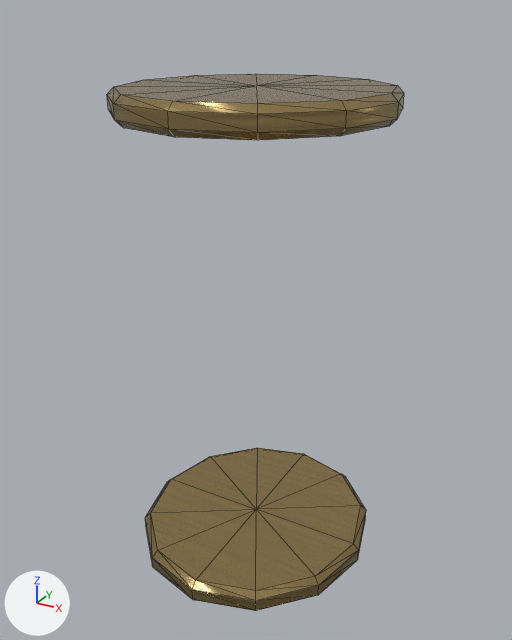
What one commit did to the glTF model hollow-reign/assets/models/gear/wayfarer_h__rings2.glb.
Both versions are drawn from a camera (50 mm lens) standing at (0.0392, -0.0714, 0.0165) and looking at (0.0, -0.0002, -0.0191). Arrows for +X, +Y and +Z are at lower left; the lights stay in place. The first picture is the older version. Mesh edges are drawn as thin lines. Vertices at exactly the same position are counted once.

Objects in the first picture: 'wayfarer_h__rings2'.
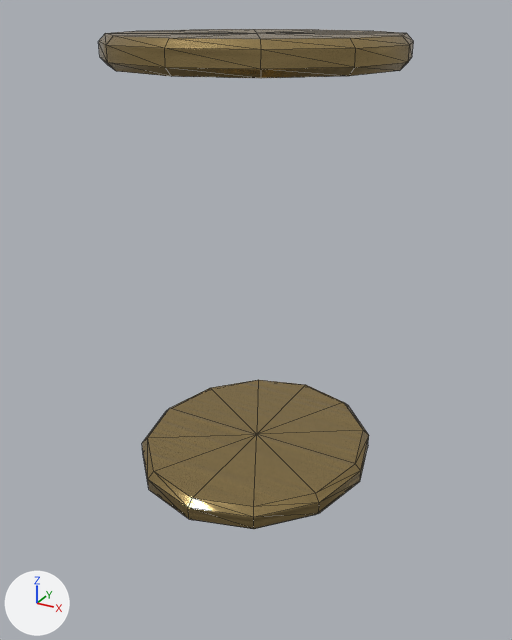
Boxes [x1, y1, x2, y2] around the edits, measured in the pictures (512 x 640 px; the box of a moved part takes in the faces that stretch with it):
'wayfarer_h__rings2', reshaped (6% wider, 7% shorter): before [107, 74, 404, 611]; after [98, 29, 414, 529]
part 1 of me_wayfarer_h__rings2, moved or reshaped: before [145, 448, 366, 611]; after [142, 380, 369, 529]
part 2 of me_wayfarer_h__rings2, moved or reshaped: before [107, 74, 404, 140]; after [98, 29, 414, 78]

The change, as a diff of the scene's bpy script:
```diff
--- a/hollow-reign/assets/models/gear/wayfarer_h__rings2.glb.py
+++ b/hollow-reign/assets/models/gear/wayfarer_h__rings2.glb.py
@@ me_wayfarer_h__rings2 @@
 # used by ob_wayfarer_h__rings2; location = (0.0, 0.0, 0.0)
-me_wayfarer_h__rings2.from_pydata(...)  # 100 vertices, 192 faces; spans x -0.0162..0.0162, y -0.0168..0.0168, z -0.0516..0.0087
+me_wayfarer_h__rings2.from_pydata(...)  # 100 vertices, 192 faces; spans x -0.0168..0.0168, y -0.0168..0.0168, z -0.0391..0.0141
+# me_wayfarer_h__rings2 part 1: the loose piece of 50 vertices spanning x -0.0154..0.0154, y -0.0165..0.0165, z -0.0516..-0.0484 is scaled about its middle by (0.968, 1, 1), then moved by (0.0, 0.0, 0.0125)
+# me_wayfarer_h__rings2 part 2: the loose piece of 50 vertices spanning x -0.0162..0.0162, y -0.0168..0.0168, z 0.0055..0.0087 is scaled about its middle by (1.04, 1, 1), then moved by (0.0, 0.0, 0.0054)
 me_wayfarer_h__rings2.materials.append(mat_gold)
```
